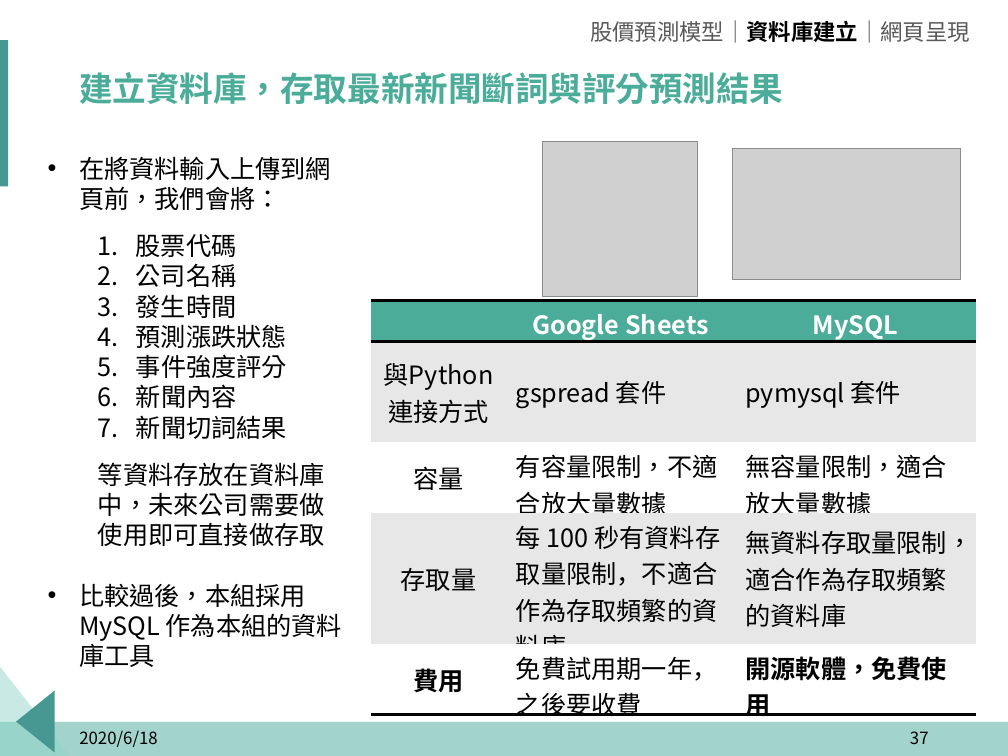
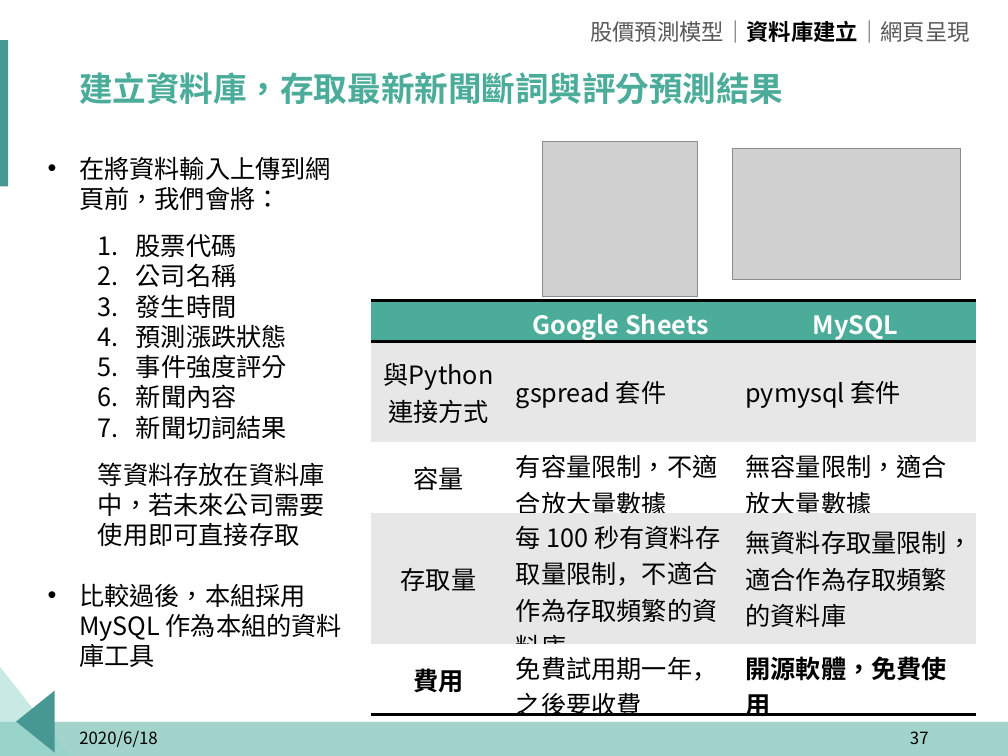
Before and after one commit to p314008dsa/Text-mining, a slide deck: slide 37 of 報告擋/Fintech.pptx. Drawn at 1008x756 pixels with LibreOffice and Linux fonts; fonts in the diff are those of the drawing; grey boxes stand for pictures; background and template pictures are left out. Boxes give left, top, right and bottom in pixels: in the first picture for what was removed or moved away, otherwise in the second. Text is boxed around its words. In the diff, an @@ line names an element or a change of style, - is before the commit and + after.

```diff
--- a/報告擋/Fintech.pptx
+++ b/報告擋/Fintech.pptx
@@ text at box(98, 462, 325, 546): text changed @@
-  等資料存放在資料庫中，未來公司需要做使用即可直接做存取
+  等資料存放在資料庫中，若未來公司需要使用即可直接存取
```
Also in this commit, not shown: 23 other slides changed, 2 other files.
